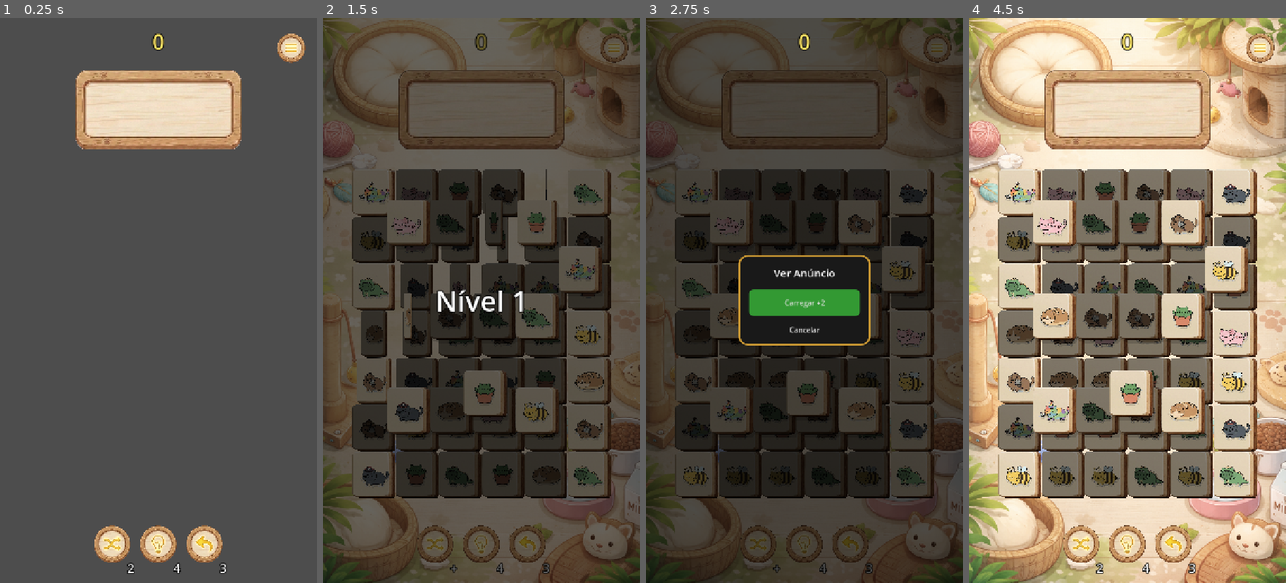
Above: before the commit, frames 1-4 (left to right).
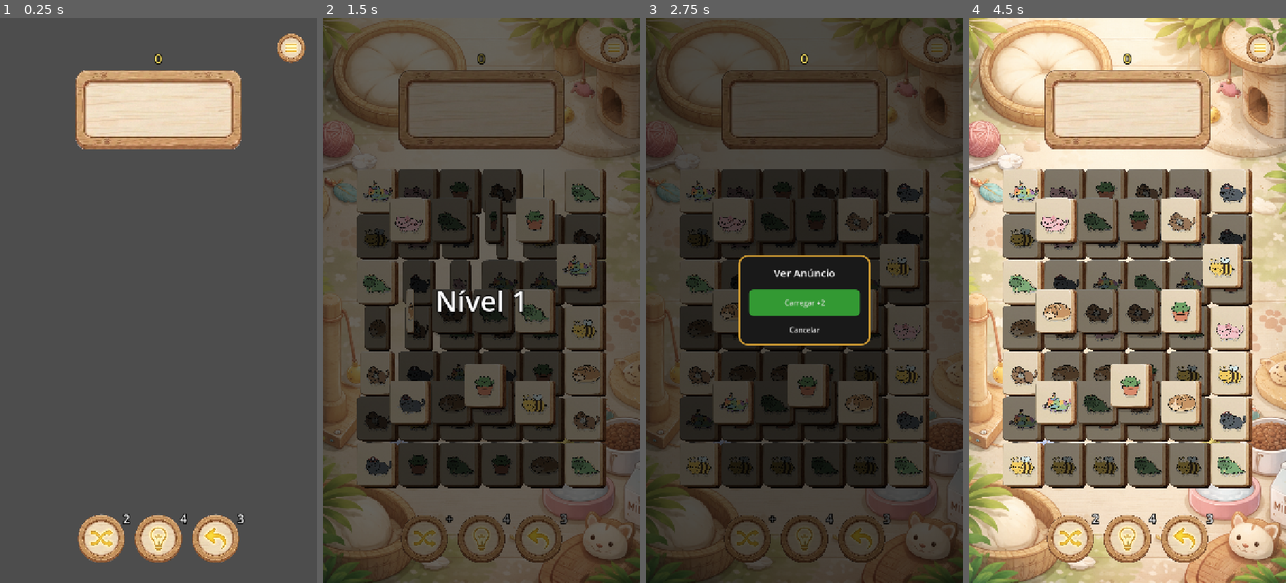
Above: after the commit, the same moments.

Repository: thisccp/Luck-Majong
Game: Godot game, scene res://scenes/Main.tscn
The game is run twice, just before and just after one commit, with the same random seed, the same clock (stepped at 60 frames per second) and the same inputs.
Inputs:
- Up to frame 1 (0.25 s): no input
- Up to frame 2 (1.5 s): click "2" at 0.5 s; click "1" at 1.25 s
- Up to frame 3 (2.75 s): click "+" at 2 s
- Up to frame 4 (4.5 s): click "3" at 2.75 s; click "4" at 3.5 s; click "Carregar +2" at 4.25 s

The runs differ from the first frame. In frame 1, 3.1% of the frame differs, in the area x 24-78%, y 2-99%; in frame 2, 19%; in frame 3, 13%; in frame 4, 27%, in the area x 9-91%, y 2-99%.

Commit message:
feat: ajustes finos de HUD e verificação e garantia de regras de combos ao utilizar poderes

Diff:
--- a/scenes/Main.tscn
+++ b/scenes/Main.tscn
@@ -110,21 +110,21 @@
 alignment = 1
 
 [node name="ShuffleBtn" type="TextureButton" parent="UILayer/VBox/BottomMargin/ActionButtonsHBox" unique_id=987349975]
-custom_minimum_size = Vector2(85, 85)
+custom_minimum_size = Vector2(110, 110)
 layout_mode = 2
 texture_normal = ExtResource("10_btn_shuffle")
 ignore_texture_size = true
 stretch_mode = 5
 
 [node name="HintBtn" type="TextureButton" parent="UILayer/VBox/BottomMargin/ActionButtonsHBox" unique_id=980834066]
-custom_minimum_size = Vector2(85, 85)
+custom_minimum_size = Vector2(110, 110)
 layout_mode = 2
 texture_normal = ExtResource("7_btn_hint")
 ignore_texture_size = true
 stretch_mode = 5
 
 [node name="UndoBtn" type="TextureButton" parent="UILayer/VBox/BottomMargin/ActionButtonsHBox" unique_id=980834067]
-custom_minimum_size = Vector2(85, 85)
+custom_minimum_size = Vector2(110, 110)
 layout_mode = 2
 texture_normal = ExtResource("8_btn_undo")
 ignore_texture_size = true
--- a/scripts/GameManager.gd
+++ b/scripts/GameManager.gd
@@ -191,12 +191,12 @@
 	_score_label.name = "ScoreLabel"
 	_score_label.text = "0"
 	_score_label.horizontal_alignment = HORIZONTAL_ALIGNMENT_CENTER
-	_score_label.add_theme_font_size_override("font_size", 48)
+	_score_label.add_theme_font_size_override("font_size", 30)
 	_score_label.add_theme_color_override("font_color", Color(1.0, 0.9, 0.4))
 	_score_label.add_theme_color_override("font_outline_color", Color.BLACK)
 	_score_label.add_theme_constant_override("outline_size", 8)
 	_score_label.set_anchors_preset(Control.PRESET_TOP_WIDE)
-	_score_label.offset_top = 20
+	_score_label.offset_top = 70
 	_score_label.mouse_filter = Control.MOUSE_FILTER_IGNORE
 	$UILayer.add_child(_score_label)
 
@@ -1089,6 +1089,9 @@
 	_recalculate_slot_assignments()
 	_reorganize_slots()
 
+	# Perdão de combo: desfazer o "erro" na contagem de envios
+	tiles_slotted_since_last_match = max(0, tiles_slotted_since_last_match - 1)
+
 	# Usar posição global para não relocar abruptamente na mudança de parent
 	var g_pos = tile.global_position
 	var g_scale = tile.global_scale
@@ -1293,7 +1296,7 @@
 
 	shuffle_charges -= 1
 	_update_shuffle_button()
-	current_combo = 0 # Shuffle breaks combo only
+	# Shuffle NÃO altera combo, tier nem tiles_slotted — estado de Fever intacto
 
 	_board.execute_shuffle()
 
@@ -1370,26 +1373,38 @@
 
 	_hint_label = Label.new()
 	_hint_label.label_settings = label_settings
-	_hint_label.horizontal_alignment = HORIZONTAL_ALIGNMENT_RIGHT
-	_hint_label.vertical_alignment = VERTICAL_ALIGNMENT_BOTTOM
-	_hint_label.set_anchors_preset(Control.PRESET_BOTTOM_RIGHT)
-	_hint_label.position = Vector2(-8, -8)  # Margin tuning
+	_hint_label.horizontal_alignment = HORIZONTAL_ALIGNMENT_CENTER
+	_hint_label.vertical_alignment = VERTICAL_ALIGNMENT_CENTER
+	_hint_label.set_anchors_preset(Control.PRESET_TOP_RIGHT)
+	_hint_label.grow_horizontal = Control.GROW_DIRECTION_BEGIN
+	_hint_label.grow_vertical = Control.GROW_DIRECTION_END
+	_hint_label.offset_top = -10
+	_hint_label.offset_right = 10
+	_hint_label.mouse_filter = Control.MOUSE_FILTER_IGNORE
 	_btn_hint.add_child(_hint_label)
 
 	_undo_label = Label.new()
 	_undo_label.label_settings = label_settings
-	_undo_label.horizontal_alignment = HORIZONTAL_ALIGNMENT_RIGHT
-	_undo_label.vertical_alignment = VERTICAL_ALIGNMENT_BOTTOM
-	_undo_label.set_anchors_preset(Control.PRESET_BOTTOM_RIGHT)
-	_undo_label.position = Vector2(-8, -8)
+	_undo_label.horizontal_alignment = HORIZONTAL_ALIGNMENT_CENTER
+	_undo_label.vertical_alignment = VERTICAL_ALIGNMENT_CENTER
+	_undo_label.set_anchors_preset(Control.PRESET_TOP_RIGHT)
+	_undo_label.grow_horizontal = Control.GROW_DIRECTION_BEGIN
+	_undo_label.grow_vertical = Control.GROW_DIRECTION_END
+	_undo_label.offset_top = -10
+	_undo_label.offset_right = 10
+	_undo_label.mouse_filter = Control.MOUSE_FILTER_IGNORE
 	_btn_undo.add_child(_undo_label)
 
 	_shuffle_label = Label.new()
 	_shuffle_label.label_settings = label_settings
-	_shuffle_label.horizontal_alignment = HORIZONTAL_ALIGNMENT_RIGHT
-	_shuffle_label.vertical_alignment = VERTICAL_ALIGNMENT_BOTTOM
-	_shuffle_label.set_anchors_preset(Control.PRESET_BOTTOM_RIGHT)
-	_shuffle_label.position = Vector2(-8, -8)
+	_shuffle_label.horizontal_alignment = HORIZONTAL_ALIGNMENT_CENTER
+	_shuffle_label.vertical_alignment = VERTICAL_ALIGNMENT_CENTER
+	_shuffle_label.set_anchors_preset(Control.PRESET_TOP_RIGHT)
+	_shuffle_label.grow_horizontal = Control.GROW_DIRECTION_BEGIN
+	_shuffle_label.grow_vertical = Control.GROW_DIRECTION_END
+	_shuffle_label.offset_top = -10
+	_shuffle_label.offset_right = 10
+	_shuffle_label.mouse_filter = Control.MOUSE_FILTER_IGNORE
 	_btn_shuffle.add_child(_shuffle_label)
 
 
@@ -1576,7 +1591,7 @@
 
 	var pos_y: float
 	if bar_img:
-		pos_y = bar_img.global_position.y + bar_img.size.y - 10.0
+		pos_y = bar_img.global_position.y + bar_img.size.y + 11.2
 	else:
 		pos_y = screen_size.y * 0.35
 
